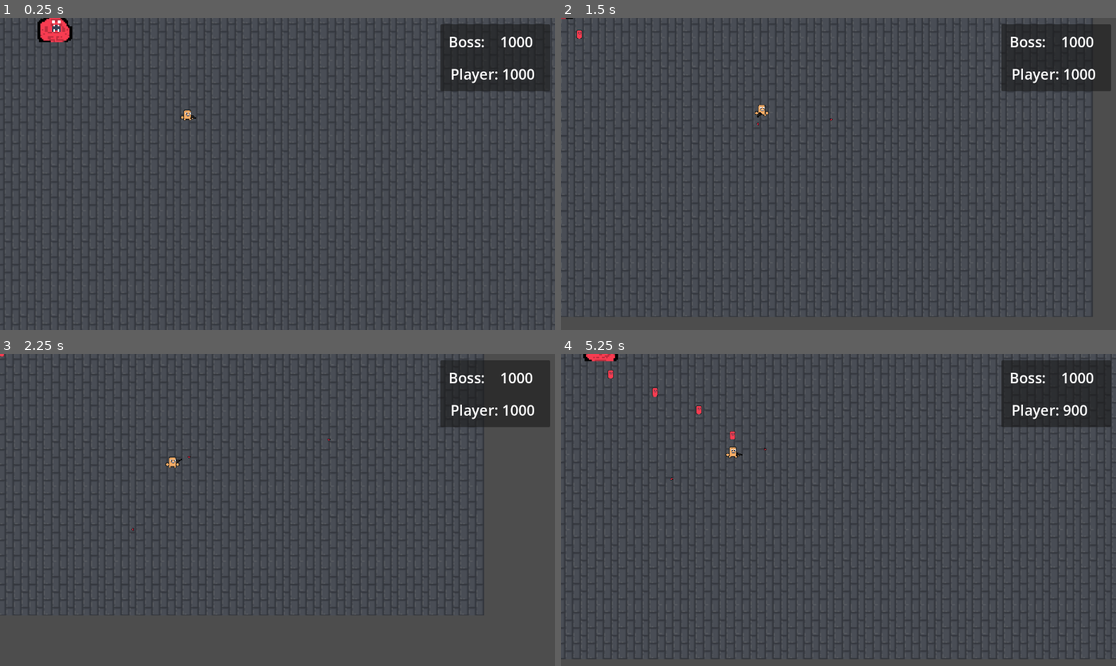
Above: before the commit, frames 1-4 (two rows, left to right).
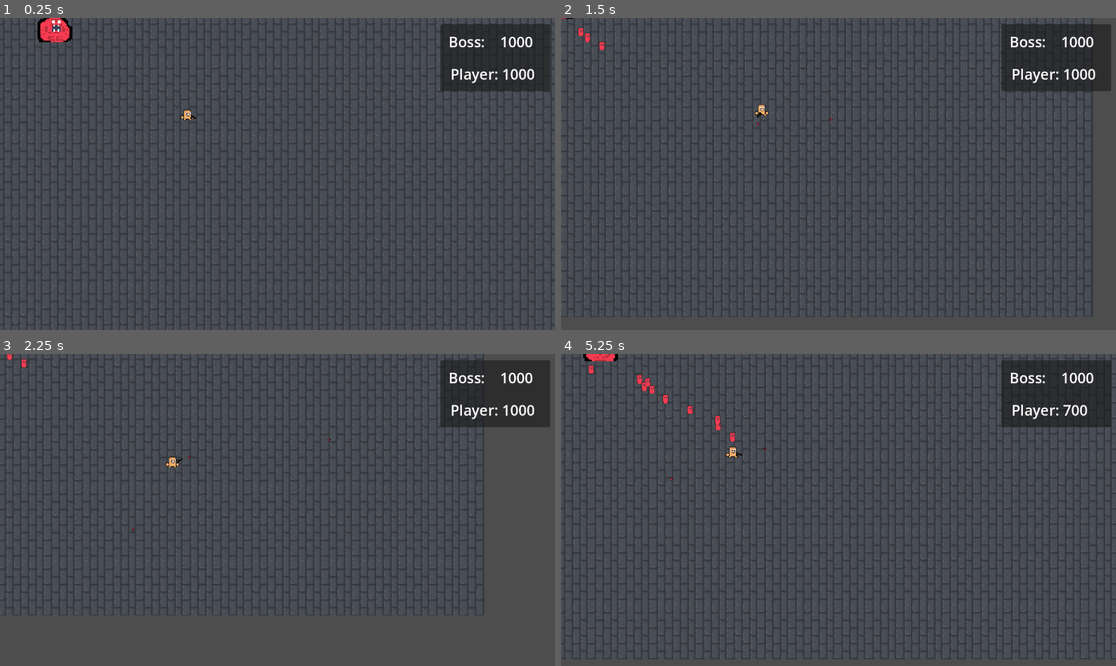
Above: after the commit, the same moments.

Repository: Aartwoo0/fgj24_laughgame
Game: Godot game, scene res://Scenes/Levels/Main.tscn
Two runs of this game, one before a commit and one after it. Both use one fixed random seed, a clock stepped at 60 frames per second and the inputs below.
Inputs (mouse positions are in pixels of both pictures, inside the frame that each line leads up to):
- Up to frame 1 (0.25 s): no input
- Up to frame 2 (1.5 s): tap Enter at 0.5 s; move the mouse to (960, 158) at 0.52 s; press the mouse at (960, 158) at 0.53 s; hold D (move_right) 0.53-1.28 s; move the mouse to (727, 189) at 1.27 s; release the mouse at (727, 189) at 1.28 s; hold S (move_down) from 1.28 s (still down); click (727, 189) at 1.35 s
- Up to frame 3 (2.25 s): move the mouse to (333, 441) at 2.02 s; release S (move_down) at 2.03 s; press the mouse at (333, 441) at 2.03 s; hold D (move_right) from 2.03 s (still down)
- Up to frame 4 (5.25 s): move the mouse to (810, 572) at 2.77 s; release D (move_right) at 2.78 s; release the mouse at (810, 572) at 2.78 s; hold W (move_up) 2.78-3.53 s; click (810, 572) at 2.85 s; move the mouse to (1005, 556) at 3.52 s; press the mouse at (1005, 556) at 3.53 s; hold A (move_left) 3.53-5.03 s; move the mouse to (672, 463) at 4.27 s; release the mouse at (672, 463) at 4.28 s; click (672, 463) at 4.35 s; move the mouse to (866, 510) at 5.02 s; press the mouse at (866, 510) at 5.03 s; hold S (move_down) from 5.03 s (still down)

Frame 1 is identical in both runs. In frame 2, less than 0.1% of the frame differs, in the area x 2-8%, y 3-11%; in frame 3, less than 0.1%; in frame 4, 0.4%, in the area x 4-92%, y 3-29%.

Commit message:
Sped up spawn, randomized spawn location Added bounce back from bullets

Diff:
--- a/Scenes/Levels/Main.tscn
+++ b/Scenes/Levels/Main.tscn
@@ -50,6 +50,7 @@
 position_smoothing_speed = 10.0
 
 [node name="Gestation" type="Timer" parent="."]
+wait_time = 0.4
 autostart = true
 
 [node name="Boss1" parent="." instance=ExtResource("6_2ki48")]
--- a/Src/Enemy.gd
+++ b/Src/Enemy.gd
@@ -5,8 +5,10 @@
 
 static var friends : int = 0
 static var center : Vector2 = Vector2(100,100)
+
 var state : int = -1000
 var mood : int = -1
+var bounce : Vector2 = Vector2(0,0)
 var rng = RandomNumberGenerator.new()
 
 # Called when the node enters the scene tree for the first time.
@@ -52,6 +54,9 @@
 		if Enemy.friends > 0:
 			Enemy.center += (self.position - Enemy.center) / Enemy.friends
 
+	self.position += self.bounce
+	self.bounce=self.bounce/2
+
 
 func _on_player_area_entered(enemy_area):
 	if enemy_area == self:
@@ -62,5 +67,6 @@
 func _on_enemy_hitbox_area_entered(bullet):
 	if bullet is Bullet:
 		bullet.visible = false
+		self.bounce = bullet.direction * 10
 		if self.state < 1:
 			self.state += 500
--- a/Src/Main.gd
+++ b/Src/Main.gd
@@ -2,6 +2,7 @@
 
 var enemyTemplate : PackedScene = load("res://Scenes/Components/enemy.tscn")
 var aimCursor = load("res://Assets/aim.png")
+var rng = RandomNumberGenerator.new()
 
 # Called when the node enters the scene tree for the first time.
 func _ready():
@@ -19,7 +20,7 @@
 
 func _on_spawn():
 	var enemy = enemyTemplate.instantiate()
-	enemy.position.x = $Boss1.position.x
+	enemy.position.x = $Boss1.position.x + rng.randi_range(-50,50)
 	enemy.position.y = $Boss1.position.y + 50
 	enemy.target = $Player
 	self.add_child(enemy)
